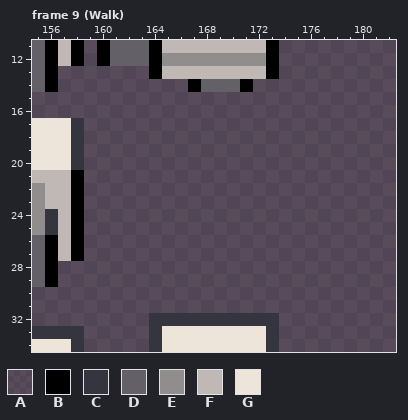
One commit to this pixel-art file: Entregas/ase/Sprites/SpriteNS2.ase. Above: the version before the commit.
256x256 pixels, 12 frames. Colours within 5 levels of each other are drawn and written as one. Shown: frame 9 (Walk): x 155..182, y 11..34.
Visible layers, top first: "Animações", "Desenhos", "Fundo" opacity 55%.
Palette (. is transparent): A #0000008d  B #000000  C #353540  D #636167  E #918d8d  F #bfb8b4  G #ede4da
Pixels before, frame 9 (Walk), first column x 155:
11 DBFBABDDDBFFFFFFFFBAAAAAAAAA
12 DBFBABDDDBEEEEEEEEBAAAAAAAAA
13 DBAAAAAAABFFFFFFFFBAAAAAAAAA
14 DBAAAAAAAAAABDDDBAAAAAAAAAAA
15 AAAAAAAAAAAAAAAAAAAAAAAAAAAA
16 AAAAAAAAAAAAAAAAAAAAAAAAAAAA
17 GGGCAAAAAAAAAAAAAAAAAAAAAAAA
18 GGGCAAAAAAAAAAAAAAAAAAAAAAAA
19 GGGCAAAAAAAAAAAAAAAAAAAAAAAA
20 GGGCAAAAAAAAAAAAAAAAAAAAAAAA
21 FFFBAAAAAAAAAAAAAAAAAAAAAAAA
22 EFFBAAAAAAAAAAAAAAAAAAAAAAAA
23 EFFBAAAAAAAAAAAAAAAAAAAAAAAA
24 ECFBAAAAAAAAAAAAAAAAAAAAAAAA
25 ECFBAAAAAAAAAAAAAAAAAAAAAAAA
26 DBFBAAAAAAAAAAAAAAAAAAAAAAAA
27 DBFBAAAAAAAAAAAAAAAAAAAAAAAA
28 DBAAAAAAAAAAAAAAAAAAAAAAAAAA
29 DBAAAAAAAAAAAAAAAAAAAAAAAAAA
30 AAAAAAAAAAAAAAAAAAAAAAAAAAAA
31 AAAAAAAAAAAAAAAAAAAAAAAAAAAA
32 AAAAAAAAACCCCCCCCCCAAAAAAAAA
33 CCCCAAAAACGGGGGGGGCAAAAAAAAA
34 GGGCAAAAACGGGGGGGGCAAAAAAAAA
And afterwards:
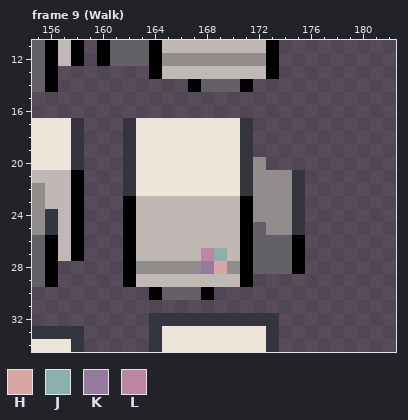
Colours new in this view: H #d9a6a6  J #8bb0ad  K #947a9d  L #bc87a5
What changed:
Changed rows in their new state; - is an unchanged pixel.
Frame 9 (Walk), layer "Animações":
first column x 162:
17 CGGGGGGGGC----
18 CGGGGGGGGC----
19 CGGGGGGGGC----
20 CGGGGGGGGCE---
21 CGGGGGGGGCEEEC
22 CGGGGGGGGCEEEC
23 BFFFFFFFFBEEEC
24 BFFFFFFFFBEEEC
25 BFFFFFFFFBDEEC
26 BFFFFFFFFBDDDB
27 BFFFFFLJFBDDDB
28 BEEEEEKHEBDDDB
29 BFFFFFFFFB----
30 --BDDDB-------
Pixel boxes of the changes (left, top, right, bottom) in both pictures:
changed: (123, 118, 305, 300)
